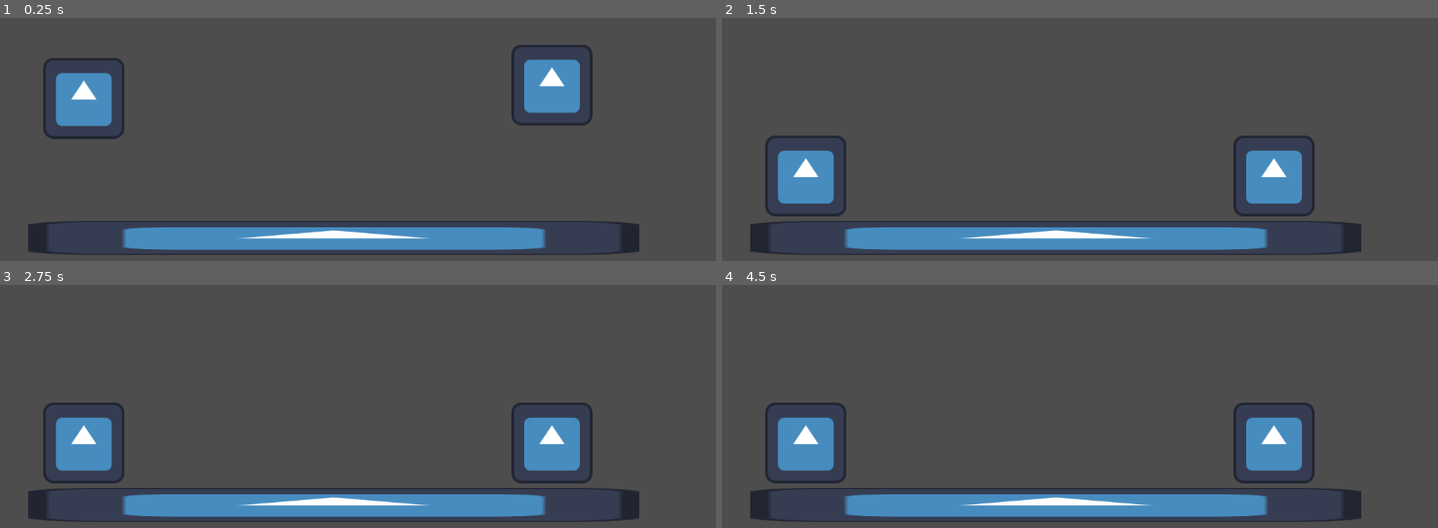
Above: before the commit, frames 1-4 (two rows, left to right).
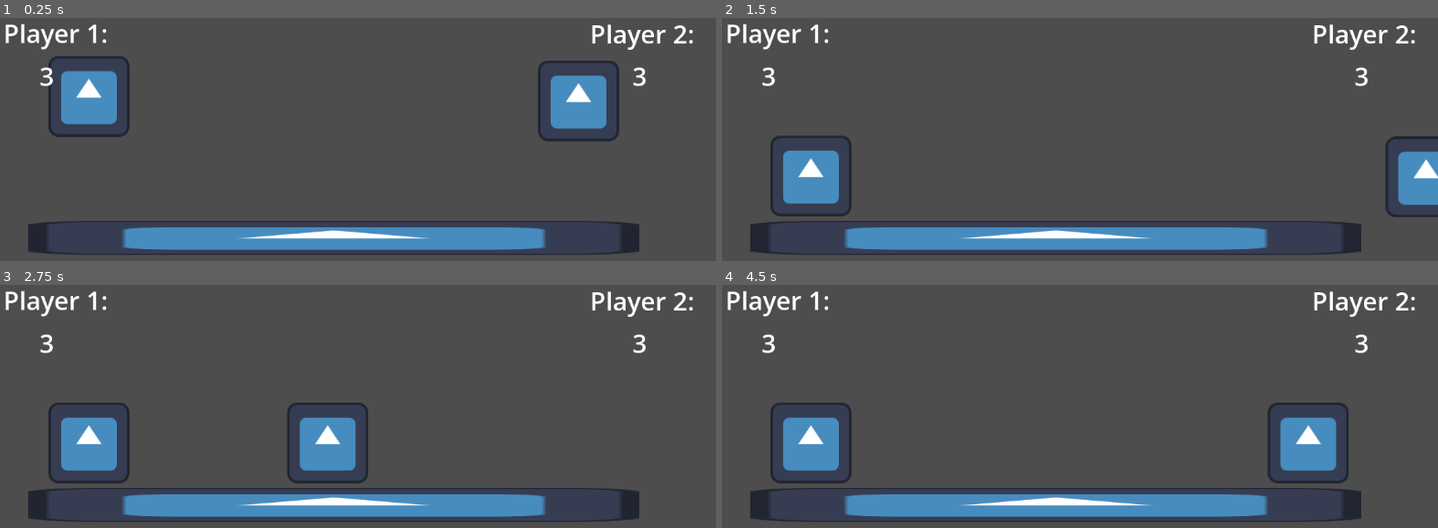
Above: after the commit, the same moments.

Repository: Battlica/game-jam-plus
Game: Godot game, scene res://main.tscn
Same seed, same stepped clock (60 frames per second), same inputs: the game is played once before the commit and once after it. The engine's default icon, where the game draws it, is replaced by a stand-in: a white triangle on a blue panel in a dark square.
Inputs:
- Up to frame 1 (0.25 s): no input
- Up to frame 2 (1.5 s): tap Enter at 1.25 s
- Up to frame 3 (2.75 s): tap Space at 2 s
- Up to frame 4 (4.5 s): tap Enter at 3.5 s

The runs differ from the first frame. In frame 1, 5.4% of the frame differs, in the area x 0-97%, y 2-51%; in frame 2, 5.8%; in frame 3, 6.5%, in the area x 0-97%, y 2-82%; in frame 4, 4.7%.

Commit message:
Added a lives counter (not connected)

Diff:
--- /dev/null
+++ b/death_zone.gd
@@ -0,0 +1,12 @@
+extends Area2D
+
+signal player_died(player)
+
+# Called when the node enters the scene tree for the first time.
+func _ready() -> void:
+	pass # Replace with function body.
+
+
+# Called every frame. 'delta' is the elapsed time since the previous frame.
+func _process(delta: float) -> void:
+	pass
--- /dev/null
+++ b/death_zone.tscn
@@ -0,0 +1,16 @@
+[gd_scene format=3 uid="uid://cqp0ydoauotnx"]
+
+[ext_resource type="Script" uid="uid://x373d2v4w25o" path="res://death_zone.gd" id="1_sdten"]
+
+[sub_resource type="RectangleShape2D" id="RectangleShape2D_0xm2m"]
+size = Vector2(1852, 84)
+
+[node name="Death Zone" type="Area2D" unique_id=1598961011]
+script = ExtResource("1_sdten")
+
+[node name="CollisionShape2D" type="CollisionShape2D" parent="." unique_id=569577380]
+position = Vector2(592, 605)
+shape = SubResource("RectangleShape2D_0xm2m")
+debug_color = Color(0.88101965, 0.2789597, 0.4950906, 0.41960785)
+
+[connection signal="body_entered" from="." to="." method="_on_body_entered"]
--- /dev/null
+++ b/hud.tscn
@@ -0,0 +1,38 @@
+[gd_scene format=3 uid="uid://d1mlgeogdlgtf"]
+
+[node name="HUD" type="CanvasLayer" unique_id=310700559]
+
+[node name="Player1Lives" type="Label" parent="." unique_id=1461431299]
+offset_left = 27.0
+offset_top = 14.0
+offset_right = 243.0
+offset_bottom = 80.0
+theme_override_font_sizes/font_size = 40
+text = "Player 1:"
+
+[node name="Lives Value" type="Label" parent="Player1Lives" unique_id=595302634]
+layout_mode = 0
+offset_left = 57.0
+offset_top = 68.0
+offset_right = 175.0
+offset_bottom = 192.0
+theme_override_font_sizes/font_size = 40
+text = "3"
+
+[node name="Player2Lives" type="Label" parent="." unique_id=500309722]
+offset_left = 953.0
+offset_top = 15.0
+offset_right = 1135.0
+offset_bottom = 128.0
+theme_override_font_sizes/font_size = 40
+text = "Player 2:
+"
+
+[node name="Lives Value" type="Label" parent="Player2Lives" unique_id=147292600]
+layout_mode = 0
+offset_left = 67.0
+offset_top = 67.0
+offset_right = 185.0
+offset_bottom = 191.0
+theme_override_font_sizes/font_size = 40
+text = "3"
--- /dev/null
+++ b/main.gd
@@ -0,0 +1,23 @@
+extends Node
+
+var respawn_point := Vector2(537, 75)
+
+# Called when the node enters the scene tree for the first time.
+func _ready() -> void:
+	pass
+
+
+# Called every frame. 'delta' is the elapsed time since the previous frame.
+func _process(delta: float) -> void:
+	pass
+
+# If player enters death zone, they either lose a life and respawn or lose the game
+func _on_death_zone_body_entered(body: Node2D) -> void:
+	if body is CharacterBody2D:
+		body.lives -= 1
+		if body.lives <= 0:
+			# end game
+			print(body.name + " lost")
+		else:
+			print(body.name + " lives: " + str(body.lives))
+			body.position = Vector2(537, 75)
--- a/main.tscn
+++ b/main.tscn
@@ -1,15 +1,26 @@
 [gd_scene format=3 uid="uid://th4rvxid520m"]
 
+[ext_resource type="Script" uid="uid://bwxfq0oj10iv" path="res://main.gd" id="1_1bvp3"]
 [ext_resource type="PackedScene" uid="uid://dptutr31ni4pq" path="res://player.tscn" id="1_ig7tw"]
 [ext_resource type="PackedScene" uid="uid://bsf7jr5tqj82e" path="res://main_platform.tscn" id="2_0xm2m"]
+[ext_resource type="PackedScene" uid="uid://cqp0ydoauotnx" path="res://death_zone.tscn" id="3_h2yge"]
+[ext_resource type="PackedScene" uid="uid://d1mlgeogdlgtf" path="res://hud.tscn" id="5_lquwl"]
 
 [node name="Main" type="Node" unique_id=1184358627]
+script = ExtResource("1_1bvp3")
 
 [node name="Player1" parent="." unique_id=2012800532 instance=ExtResource("1_ig7tw")]
 player_id = 1
 
 [node name="Player2" parent="." unique_id=210690658 instance=ExtResource("1_ig7tw")]
-position = Vector2(891, 94)
+position = Vector2(933, 119)
 player_id = 2
 
 [node name="MainPlatform" parent="." unique_id=192484755 instance=ExtResource("2_0xm2m")]
+
+[node name="DeathZone" parent="." unique_id=1598961011 instance=ExtResource("3_h2yge")]
+position = Vector2(120, 247)
+
+[node name="HUD" parent="." unique_id=310700559 instance=ExtResource("5_lquwl")]
+
+[connection signal="body_entered" from="DeathZone" to="." method="_on_death_zone_body_entered"]
--- a/player.gd
+++ b/player.gd
@@ -5,15 +5,20 @@
 var left
 var right
 var jump
+var push
+var lives := 3
 const SPEED = 300.0
 const JUMP_VELOCITY = -400.0
 const ACCELERATION = 100
 const FRICTION = 20
 
+
 func _ready() -> void:
 	left = "p" + str(player_id) + "_left"
 	right = "p" + str(player_id) + "_right"
 	jump = "p" + str(player_id) + "_jump"
+	push = "p" + str(player_id) + "_push"
+
 
 func _physics_process(delta: float) -> void:
 	# Add the gravity.
@@ -24,12 +29,15 @@
 	if Input.is_action_just_pressed(jump) and is_on_floor():
 		velocity.y = JUMP_VELOCITY
 
-	# Get the input direction and handle the movement/deceleration.
-	# As good practice, you should replace UI actions with custom gameplay actions.
+	# Handle left and right
 	var direction := Input.get_axis(left, right)
 	if direction:
 		velocity.x = move_toward(velocity.x, SPEED * direction, ACCELERATION)
 	else:
 		velocity.x = move_toward(velocity.x, 0, FRICTION)
 
+	if Input.is_action_just_pressed(push):
+		velocity.x = 1000
+		velocity.x = move_toward(velocity.x, 0, FRICTION)
+
 	move_and_slide()
--- a/player.tscn
+++ b/player.tscn
@@ -7,9 +7,8 @@
 size = Vector2(122.5, 122.5)
 
 [node name="Player1" type="CharacterBody2D" unique_id=2012800532]
-position = Vector2(152, 115)
+position = Vector2(160, 112)
 script = ExtResource("1_bxx23")
-metadata/_edit_group_ = true
 
 [node name="Sprite2D" type="Sprite2D" parent="." unique_id=207986653]
 position = Vector2(2, 1)
--- a/project.godot
+++ b/project.godot
@@ -47,6 +47,16 @@
 "events": [Object(InputEventKey,"resource_local_to_scene":false,"resource_name":"","device":-1,"window_id":0,"alt_press …(195 unchanged characters)…
 ]
 }
+p1_push={
+"deadzone": 0.2,
+"events": [Object(InputEventKey,"resource_local_to_scene":false,"resource_name":"","device":-1,"window_id":0,"alt_pressed":false,"shift_pressed":false,"ctrl_pressed":false,"meta_pressed":false,"pressed":false,"keycode":0,"physical_keycode":82,"key_label":0,"unicode":114,"location":0,"echo":false,"script":null)
+]
+}
+p2_push={
+"deadzone": 0.2,
+"events": [Object(InputEventKey,"resource_local_to_scene":false,"resource_name":"","device":-1,"window_id":0,"alt_pressed":false,"shift_pressed":false,"ctrl_pressed":false,"meta_pressed":false,"pressed":false,"keycode":0,"physical_keycode":4194309,"key_label":0,"unicode":0,"location":0,"echo":false,"script":null)
+]
+}
 
 [physics]
 
Not shown, added: death_zone.gd.uid
Not shown, added: main.gd.uid
